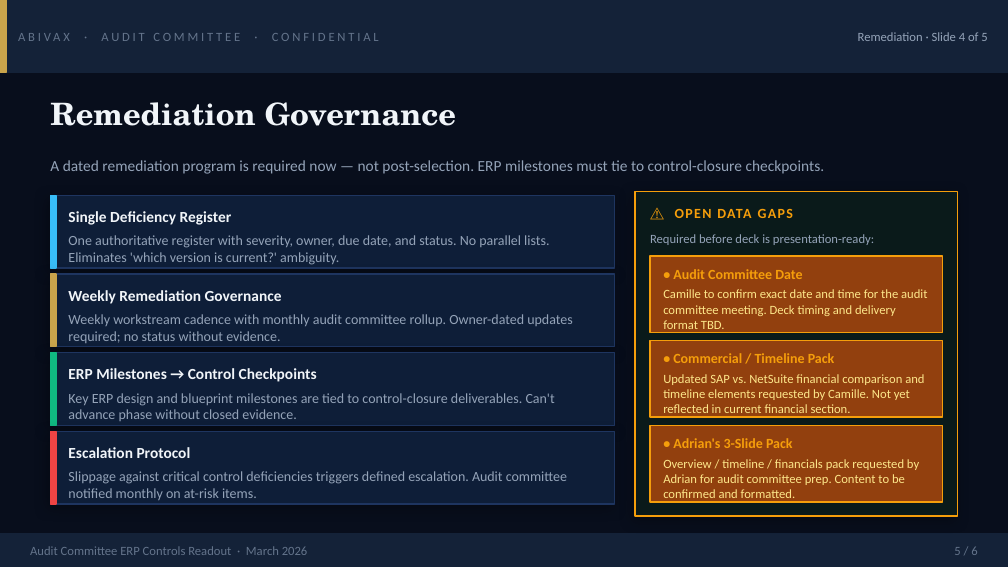
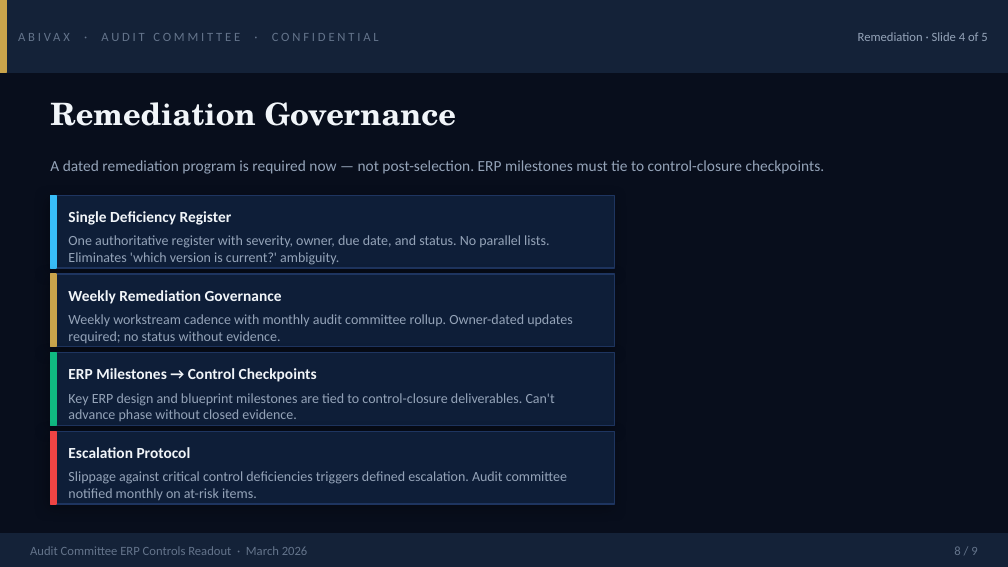
Before and after one commit to markmangroup/abivax, a slide deck: slide 8 of outputs/Audit_Committee_ERP_Controls_Mar2026.pptx (slide 5 before the commit). Drawn at 1008x567 pixels with LibreOffice and Linux fonts; fonts in the diff are those of the drawing. Boxes give left, top, right and bottom in pixels: in the first picture for what was removed or moved away, otherwise in the second. Text is boxed around its words. In the diff, an @@ line names an element or a change of style, - is before the commit and + after.

```diff
--- a/outputs/Audit_Committee_ERP_Controls_Mar2026.pptx
+++ b/outputs/Audit_Committee_ERP_Controls_Mar2026.pptx
@@ rectangle removed at [635, 192, 958, 516] @@
@@ text removed at [675, 209, 794, 218] @@
-⚠ OPEN DATA GAPS
@@ text removed at [650, 234, 874, 245] @@
-Required before deck is presentation-ready:
@@ rectangle removed at [650, 256, 942, 333] @@
@@ text removed at [673, 269, 802, 279] @@
-• Audit Committee Date
@@ text removed at [663, 289, 927, 329] @@
-Camille to confirm exact date and time for the audit committee meeting. Deck timing and delivery format TBD.
@@ rectangle removed at [650, 341, 942, 417] @@
@@ text removed at [673, 353, 835, 363] @@
-• Commercial / Timeline Pack
@@ text removed at [663, 374, 924, 417] @@
-Updated SAP vs. NetSuite financial comparison and timeline elements requested by Camille. Not yet reflected in current financial section.
@@ rectangle removed at [650, 425, 942, 502] @@
@@ text removed at [673, 438, 793, 448] @@
-• Adrian's 3-Slide Pack
@@ text removed at [663, 459, 919, 502] @@
-Overview / timeline / financials pack requested by Adrian for audit committee prep. Content to be confirmed and formatted.
@@ text at [954, 546, 977, 555]: text changed @@
-5 / 6
+8 / 9
```
Also in this commit, not shown: 4 other slides changed, 3 slides added, 11 other files.
